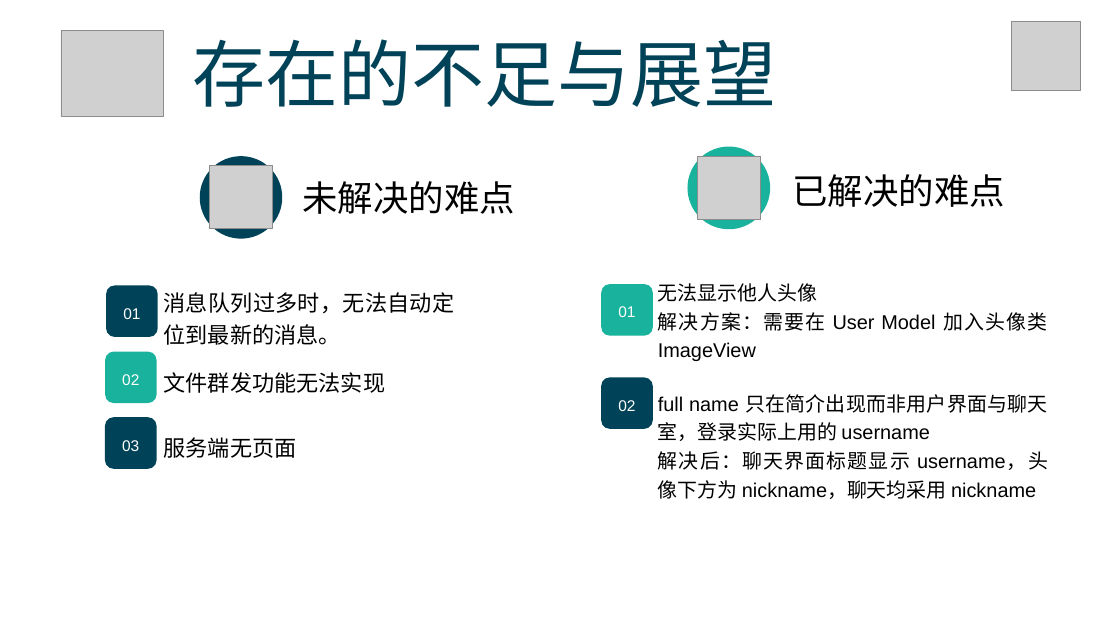
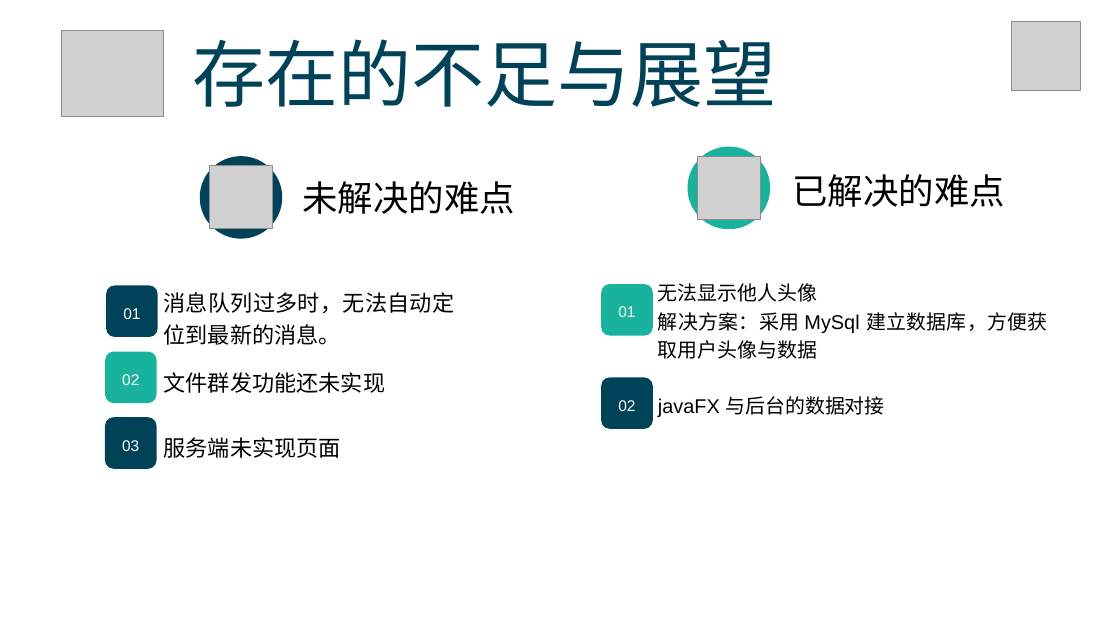
Before and after one commit to Ad-Bean/ChatChatTalk, a slide deck: slide 15 of javaPPT.pptx. Drawn at 1120x630 pixels with LibreOffice and Linux fonts; fonts in the diff are those of the drawing; grey boxes stand for pictures. Boxes give left, top, right and bottom in pixels: in the first picture for what was removed or moved away, otherwise in the second. Text is boxed around its words. In the diff, an @@ line names an element or a change of style, - is before the commit and + after.

Commit message:
update slide

```diff
--- a/javaPPT.pptx
+++ b/javaPPT.pptx
@@ text at (x1=658, y1=312, x2=1048, y2=359): text changed @@
-解决方案：需要在 User Model 加入头像类 ImageView
+解决方案：采用 MySql 建立数据库，方便获取用户头像与数据
@@ text at (x1=164, y1=372, x2=386, y2=393): text changed @@
-文件群发功能无法实现
+文件群发功能还未实现
@@ text at (x1=658, y1=396, x2=884, y2=417): text changed @@
-full name 只在简介出现而非用户界面与聊天室，登录实际上用的 username
-解决后：聊天界面标题显示 username，头像下方为 nickname，聊天均采用 nickname
+javaFX 与后台的数据对接
@@ text at (x1=164, y1=437, x2=341, y2=458): text changed @@
-服务端无页面
+服务端未实现页面
```
Also in this commit, not shown: 1 other slide changed, 8 other files.
